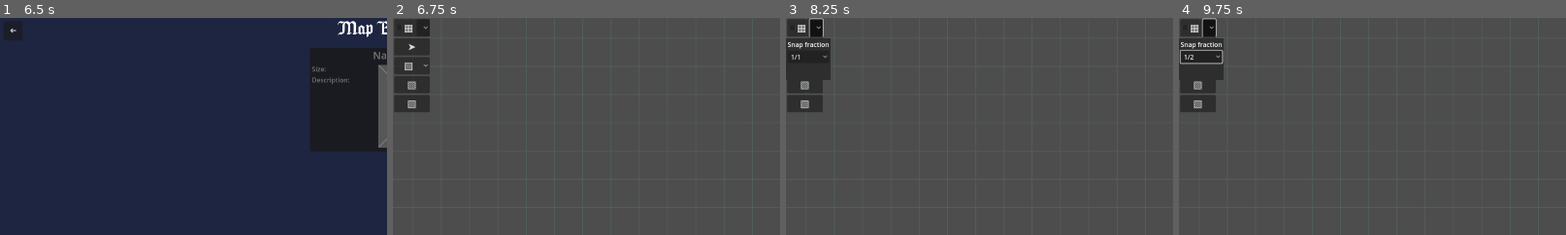
Above: before the commit, frames 1-4 (left to right).
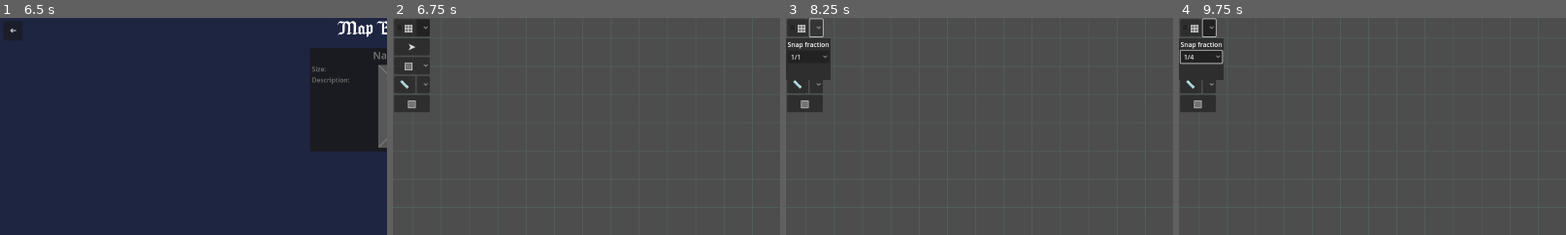
Above: after the commit, the same moments.

Repository: Khazlor/Open-VTT
Game: Godot game, scene res://scenes/main_menu.tscn
The game is run twice, just before and just after one commit, with the same random seed, the same clock (stepped at 60 frames per second) and the same inputs.
Inputs (mouse positions are % of the whole screen's width and height, from its top left):
- Up to frame 1 (6.5 s): click "Campaigns" at 0.5 s; click "➔" at 1.25 s; click "Maps" at 2 s; click "Characters" at 2.75 s; click "Monsters" at 3.5 s; click "O" at 4.25 s; click "Campaigns" at 5 s; click "+" at 5.75 s
- Up to frame 2 (6.75 s): click (50, 19) at 6.5 s
- Up to frame 3 (8.25 s): click (95, 98) at 7.27 s; type "Alex" at 7.35 s; click (4, 2) at 8 s
- Up to frame 4 (9.75 s): click "1/1" at 8.75 s; click "▧" at 9.5 s
The pictures show only the part of the screen within x 0-50%, y 0-50%; the shares and areas given below are measured in that part.

Frame 1 is identical in both runs. In frame 2, 0.1% of the frame differs, in the area x 1-10%, y 26-35%; in frame 3, 0.4%, in the area x 1-10%, y 0-35%; in frame 4, 0.2%.

Commit message:
basic line measuring

Diff:
--- a/Godot/UI/map_tools.tscn
+++ b/Godot/UI/map_tools.tscn
@@ -1,6 +1,7 @@
-[gd_scene load_steps=2 format=3 uid="uid://ckr01rwlxratn"]
+[gd_scene load_steps=3 format=3 uid="uid://ckr01rwlxratn"]
 
 [ext_resource type="Script" path="res://scripts/map_tools.gd" id="1_0o8uf"]
+[ext_resource type="ButtonGroup" uid="uid://c4u5dlx2ww4iq" path="res://resources/button_groups/measure_button_group.tres" id="2_p381y"]
 
 [node name="ToolBar" type="Control"]
 layout_mode = 3
@@ -100,13 +101,76 @@
 popup/item_2/text = "○"
 popup/item_2/id = 2
 
-[node name="Measure" type="Button" parent="MarginContainer/VBoxContainer"]
-layout_mode = 2
-size_flags_horizontal = 3
-size_flags_vertical = 0
-mouse_filter = 1
-theme_override_font_sizes/font_size = 25
-text = "▧"
+[node name="HBoxContainer" type="HBoxContainer" parent="MarginContainer/VBoxContainer"]
+layout_mode = 2
+
+[node name="Measure" type="Button" parent="MarginContainer/VBoxContainer/HBoxContainer"]
+layout_mode = 2
+size_flags_horizontal = 3
+size_flags_vertical = 0
+mouse_filter = 1
+theme_override_font_sizes/font_size = 25
+text = "📏"
+
+[node name="MeasureOptions" type="OptionButton" parent="MarginContainer/VBoxContainer/HBoxContainer"]
+custom_minimum_size = Vector2(20, 0)
+layout_mode = 2
+
+[node name="MeasurePopupPanel" type="PopupPanel" parent="MarginContainer/VBoxContainer"]
+title = "Snap Settings"
+position = Vector2i(0, 190)
+size = Vector2i(165, 234)
+
+[node name="VBoxContainer" type="VBoxContainer" parent="MarginContainer/VBoxContainer/MeasurePopupPanel"]
+offset_left = 4.0
+offset_top = 4.0
+offset_right = 161.0
+offset_bottom = 246.0
+
+[node name="MeasureLineRadio" type="CheckButton" parent="MarginContainer/VBoxContainer/MeasurePopupPanel/VBoxContainer"]
+layout_mode = 2
+button_pressed = true
+button_group = ExtResource("2_p381y")
+text = "Line"
+
+[node name="MeasureDiagonalLabel" type="Label" parent="MarginContainer/VBoxContainer/MeasurePopupPanel/VBoxContainer"]
+layout_mode = 2
+text = "Diagonal movement"
+
+[node name="SnapFractionOptionButton" type="OptionButton" parent="MarginContainer/VBoxContainer/MeasurePopupPanel/VBoxContainer"]
+layout_mode = 2
+item_count = 3
+selected = 0
+popup/item_0/text = "5ft"
+popup/item_0/id = 0
+popup/item_1/text = "7.5ft"
+popup/item_1/id = 1
+popup/item_2/text = "10ft"
+popup/item_2/id = 2
+
+[node name="HSeparator" type="HSeparator" parent="MarginContainer/VBoxContainer/MeasurePopupPanel/VBoxContainer"]
+layout_mode = 2
+
+[node name="MeasureCircleRadio" type="CheckButton" parent="MarginContainer/VBoxContainer/MeasurePopupPanel/VBoxContainer"]
+layout_mode = 2
+button_group = ExtResource("2_p381y")
+text = "Circle"
+
+[node name="HSeparator2" type="HSeparator" parent="MarginContainer/VBoxContainer/MeasurePopupPanel/VBoxContainer"]
+layout_mode = 2
+
+[node name="MeasureAngleRadio" type="CheckButton" parent="MarginContainer/VBoxContainer/MeasurePopupPanel/VBoxContainer"]
+layout_mode = 2
+button_group = ExtResource("2_p381y")
+text = "Angle"
+
+[node name="MeasureAngleLabel3" type="Label" parent="MarginContainer/VBoxContainer/MeasurePopupPanel/VBoxContainer"]
+layout_mode = 2
+text = "Angle"
+
+[node name="MeasureAngleLabel2" type="Label" parent="MarginContainer/VBoxContainer/MeasurePopupPanel/VBoxContainer"]
+layout_mode = 2
+text = "Angle"
 
 [node name="Button3" type="Button" parent="MarginContainer/VBoxContainer"]
 layout_mode = 2
@@ -146,6 +210,14 @@
 text = "C2"
 color = Color(1, 1, 1, 1)
 
+[node name="ColorRect" type="ColorRect" parent="."]
+layout_mode = 0
+offset_left = 700.0
+offset_top = 173.0
+offset_right = 700.0
+offset_bottom = 173.0
+color = Color(0.207843, 0.207843, 0.207843, 1)
+
 [connection signal="mouse_entered" from="MarginContainer" to="." method="_on_margin_container_mouse_entered"]
 [connection signal="mouse_exited" from="MarginContainer" to="." method="_on_margin_container_mouse_exited"]
 [connection signal="toggled" from="MarginContainer/VBoxContainer/SnapPanelContainer/HBoxContainer/SnapCheckBox" to="." method="_on_snap_check_box_toggled"]
@@ -154,6 +226,12 @@
 [connection signal="pressed" from="MarginContainer/VBoxContainer/Select" to="." method="_on_select_pressed"]
 [connection signal="item_selected" from="MarginContainer/VBoxContainer/Draw" to="." method="_on_draw_item_selected"]
 [connection signal="pressed" from="MarginContainer/VBoxContainer/Draw" to="." method="_on_draw_pressed"]
+[connection signal="pressed" from="MarginContainer/VBoxContainer/HBoxContainer/Measure" to="." method="_on_measure_pressed"]
+[connection signal="pressed" from="MarginContainer/VBoxContainer/HBoxContainer/MeasureOptions" to="." method="_on_measure_options_pressed"]
+[connection signal="toggled" from="MarginContainer/VBoxContainer/MeasurePopupPanel/VBoxContainer/MeasureLineRadio" to="." method="_on_measure_line_radio_toggled"]
+[connection signal="item_selected" from="MarginContainer/VBoxContainer/MeasurePopupPanel/VBoxContainer/SnapFractionOptionButton" to="." method="_on_snap_fraction_option_button_item_selected"]
+[connection signal="toggled" from="MarginContainer/VBoxContainer/MeasurePopupPanel/VBoxContainer/MeasureCircleRadio" to="." method="_on_measure_circle_radio_toggled"]
+[connection signal="toggled" from="MarginContainer/VBoxContainer/MeasurePopupPanel/VBoxContainer/MeasureAngleRadio" to="." method="_on_measure_angle_radio_toggled"]
 [connection signal="focus_entered" from="MarginContainer2/VBoxContainer/SpinBox" to="." method="_on_spin_box_focus_entered"]
 [connection signal="value_changed" from="MarginContainer2/VBoxContainer/SpinBox" to="." method="_on_spin_box_value_changed"]
 [connection signal="popup_closed" from="MarginContainer2/VBoxContainer/ColorPickerButton" to="." method="_on_color_picker_button_popup_closed"]
--- /dev/null
+++ b/Godot/resources/button_groups/measure_button_group.tres
@@ -0,0 +1,3 @@
+[gd_resource type="ButtonGroup" format=3 uid="uid://c4u5dlx2ww4iq"]
+
+[resource]
--- a/Godot/resources/globals.gd
+++ b/Godot/resources/globals.gd
@@ -2,6 +2,7 @@
 extends Node
 
 var snapping = false
+var measureTool = 1 #1 == line | 2 == circle | 3 == angle
 var snappingFraction = 1
 var tool = "rect"
 var colorLines = Color(0,0,0,1)
--- a/Godot/scripts/draw.gd
+++ b/Godot/scripts/draw.gd
@@ -8,6 +8,7 @@
 var current_panel: Panel #rect
 var current_line: Line2D
 var current_rect: ColorRect
+var current_label: Label
 var begin: Vector2
 var min_max_x_y: Vector4 # min_x min_y max_x max_y
 
@@ -363,6 +364,89 @@
 					current_panel.scale.x = 1
 					current_panel.scale.y = 1
 				current_panel.get_theme_stylebox("panel", "").set_corner_radius_all(current_panel.size.x)
+
+		if Globals.tool == "measure":
+			if Globals.measureTool == 1: #measure line
+				if event is InputEventMouseButton and Input.is_mouse_button_pressed(MOUSE_BUTTON_LEFT):
+					pressed = event.pressed
+					#just pressed - create objects
+					if pressed:
+						current_line = Line2D.new()
+						current_line.default_color = Globals.colorLines
+						current_line.width = min(Globals.lineWidth,3)
+						lines.add_child(current_line)
+						var pos = mouse_pos
+						current_line.add_point(pos)
+						current_line.add_point(pos)
+						current_rect = ColorRect.new()
+						current_rect.set_size(Vector2(0,0))
+						current_label = Label.new()
+						current_line.add_child(current_rect)
+						current_rect.add_child(current_label)
+						current_label.set_anchors_preset(Control.PRESET_BOTTOM_RIGHT)
+				#moved - modify objects
+				if event is InputEventMouseMotion && pressed and Input.is_mouse_button_pressed(MOUSE_BUTTON_LEFT):
+					current_line.set_point_position(1, mouse_pos)
+					current_label.text = str(snapped(current_line.get_point_position(0).distance_to(current_line.get_point_position(1))/14, 0.01)) + " ft"
+					current_rect.set_position(mouse_pos)
+					current_label.set_anchors_and_offsets_preset(Control.PRESET_CENTER_BOTTOM, Control.PRESET_MODE_KEEP_SIZE)
+					print(current_label.anchors_preset)
+
+			if Globals.measureTool == 2: #measure circle
+				if event is InputEventMouseButton and Input.is_mouse_button_pressed(MOUSE_BUTTON_LEFT):
+					pressed = event.pressed
+					#just pressed - create objects
+					if pressed:
+						current_rect = ColorRect.new()
+						current_rect.color = Color(0,0,0,0)
+						current_line = Line2D.new()
+						current_line.default_color = Globals.colorLines
+						current_line.width = Globals.lineWidth
+						lines.add_child(current_rect)
+						current_rect.add_child(current_line)
+						var pos = mouse_pos
+						min_max_x_y = Vector4(pos.x, pos.y, pos.x, pos.y)
+						current_line.add_point(pos)
+				#moved - modify objects
+				if event is InputEventMouseMotion && pressed and Input.is_mouse_button_pressed(MOUSE_BUTTON_LEFT):
+					var pos = mouse_pos
+					if min_max_x_y.x > pos.x: #min x
+						min_max_x_y.x = pos.x
+					if min_max_x_y.y > pos.y: #min y
+						min_max_x_y.y = pos.y
+					if min_max_x_y.z < pos.x: #max x
+						min_max_x_y.z = pos.x
+					if min_max_x_y.w < pos.y: #max y
+						min_max_x_y.w = pos.y
+					current_line.add_point(pos)
+
+			if Globals.measureTool == 3: #measure angle
+				if event is InputEventMouseButton and Input.is_mouse_button_pressed(MOUSE_BUTTON_LEFT):
+					pressed = event.pressed
+					#just pressed - create objects
+					if pressed:
+						current_rect = ColorRect.new()
+						current_rect.color = Color(0,0,0,0)
+						current_line = Line2D.new()
+						current_line.default_color = Globals.colorLines
+						current_line.width = Globals.lineWidth
+						lines.add_child(current_rect)
+						current_rect.add_child(current_line)
+						var pos = mouse_pos
+						min_max_x_y = Vector4(pos.x, pos.y, pos.x, pos.y)
+						current_line.add_point(pos)
+				#moved - modify objects
+				if event is InputEventMouseMotion && pressed and Input.is_mouse_button_pressed(MOUSE_BUTTON_LEFT):
+					var pos = mouse_pos
+					if min_max_x_y.x > pos.x: #min x
+						min_max_x_y.x = pos.x
+					if min_max_x_y.y > pos.y: #min y
+						min_max_x_y.y = pos.y
+					if min_max_x_y.z < pos.x: #max x
+						min_max_x_y.z = pos.x
+					if min_max_x_y.w < pos.y: #max y
+						min_max_x_y.w = pos.y
+					current_line.add_point(pos)
 
 		if Globals.tool == "select":
 			if event is InputEventMouseButton and Input.is_mouse_button_pressed(MOUSE_BUTTON_LEFT):
--- a/Godot/scripts/map_tools.gd
+++ b/Godot/scripts/map_tools.gd
@@ -56,9 +56,8 @@
 
 
 func _on_snap_options_pressed():
-	$MarginContainer/VBoxContainer/SnapPopupPanel.visible = true
-
-
+	$MarginContainer/VBoxContainer/SnapPopupPanel.visible = not $MarginContainer/VBoxContainer/SnapPopupPanel.visible
+	$MarginContainer/VBoxContainer/SnapPanelContainer/HBoxContainer/SnapOptions.get_popup().visible = false
 
 
 func _on_snap_check_box_toggled(button_pressed):
@@ -67,3 +66,29 @@
 
 func _on_snap_fraction_option_button_item_selected(index):
 	Globals.snappingFraction = index + 1
+
+
+func _on_measure_options_pressed():
+	$MarginContainer/VBoxContainer/MeasurePopupPanel.visible = not $MarginContainer/VBoxContainer/MeasurePopupPanel.visible
+	$MarginContainer/VBoxContainer/HBoxContainer/MeasureOptions.get_popup().visible = false
+
+
+func _on_measure_pressed():
+	Globals.tool = "measure"
+
+
+
+
+func _on_measure_line_radio_toggled(button_pressed):
+	if button_pressed:
+		Globals.measureTool = 1
+
+
+func _on_measure_circle_radio_toggled(button_pressed):
+	if button_pressed:
+		Globals.measureTool = 2
+
+
+func _on_measure_angle_radio_toggled(button_pressed):
+	if button_pressed:
+		Globals.measureTool = 3
